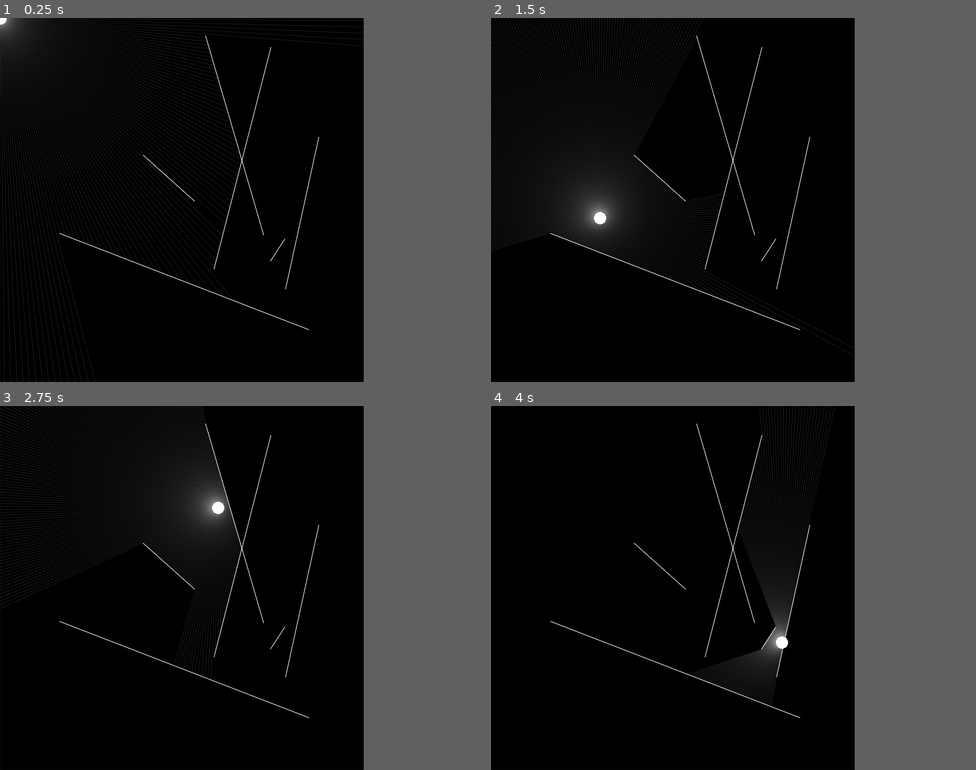
Above: before the commit, frames 1-4 (two rows, left to right).
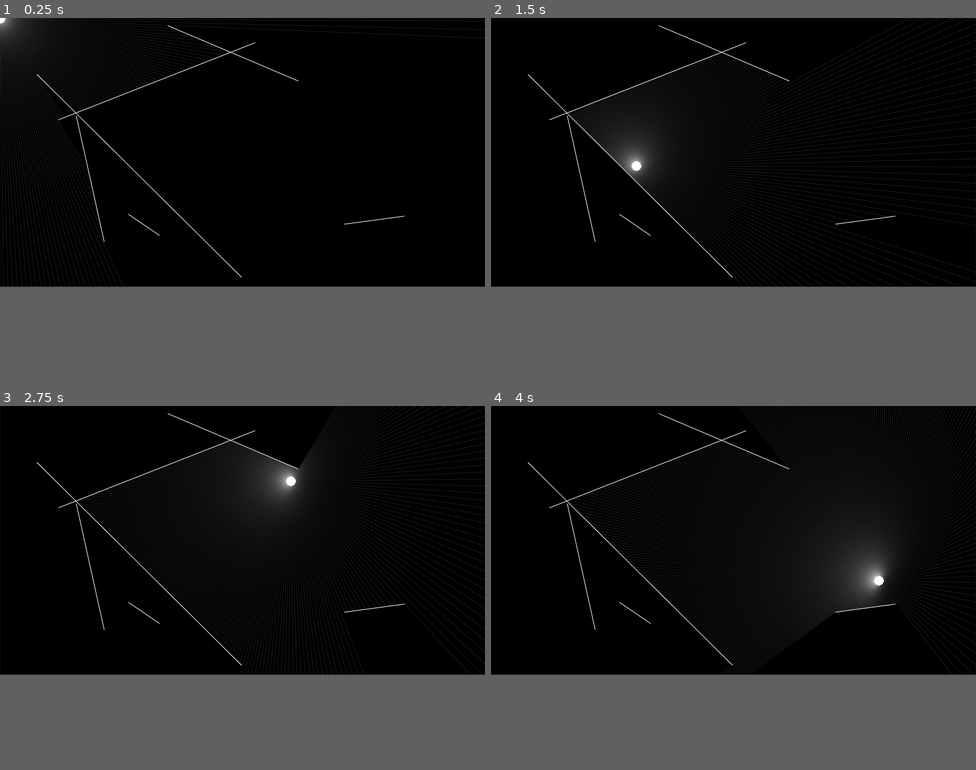
Above: after the commit, the same moments.

Repository: guasam/raycasting-godot
Game: Godot game, scene res://main.tscn
Two runs of this game, one before a commit and one after it. Both use one fixed random seed, a clock stepped at 60 frames per second and the inputs below.
Inputs (mouse positions are in pixels of both pictures, inside the frame that each line leads up to):
- Up to frame 1 (0.25 s): no input
- Up to frame 2 (1.5 s): tap Enter at 0.5 s; move the mouse to (752, 181) at 0.52 s; tap Space at 1.25 s; move the mouse to (597, 218) at 1.27 s
- Up to frame 3 (2.75 s): tap Enter at 2 s; move the mouse to (218, 507) at 2.02 s
- Up to frame 4 (4 s): tap Space at 2.75 s; move the mouse to (655, 660) at 2.77 s; tap Enter at 3.5 s; move the mouse to (782, 642) at 3.52 s
The window is 600x600 before the commit and 800x443 after it. Grey fills any space a smaller window leaves; there, only what the larger window draws over its background counts as a difference.

The runs differ from the first frame. In frame 1, 1.6% of the frame differs, in the area x 0-100%, y 0-100%; in frame 2, 6.6%, in the area x 0-100%, y 0-93%; in frame 3, 5.9%; in frame 4, 6.5%.

Commit message:
update project settings

Diff:
--- a/project.godot
+++ b/project.godot
@@ -32,8 +32,10 @@
 
 [display]
 
-window/size/width=600
+window/size/height=567
+window/size/resizable=false
 window/vsync/vsync_via_compositor=true
+window/stretch/mode="2d"
 
 [rendering]
 
